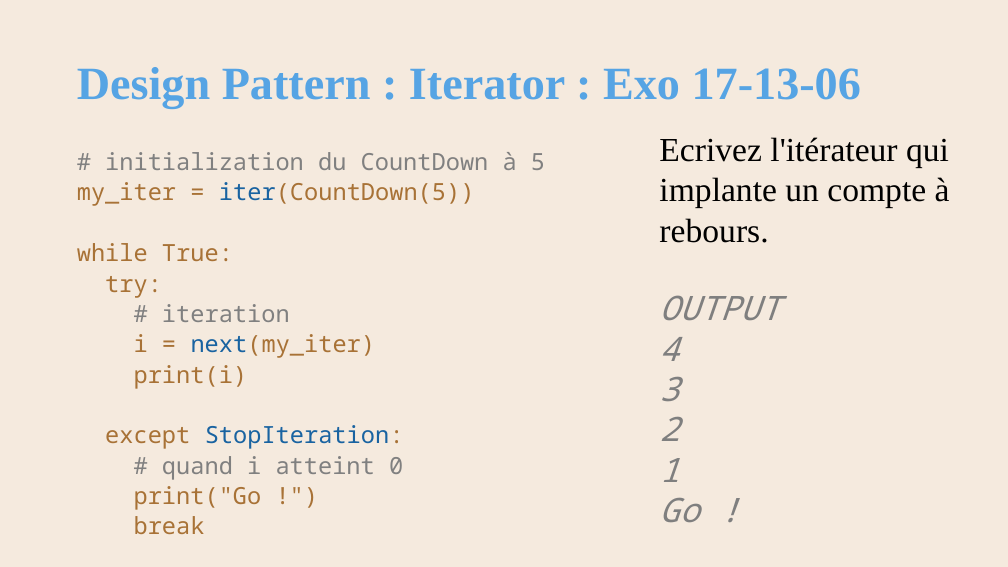
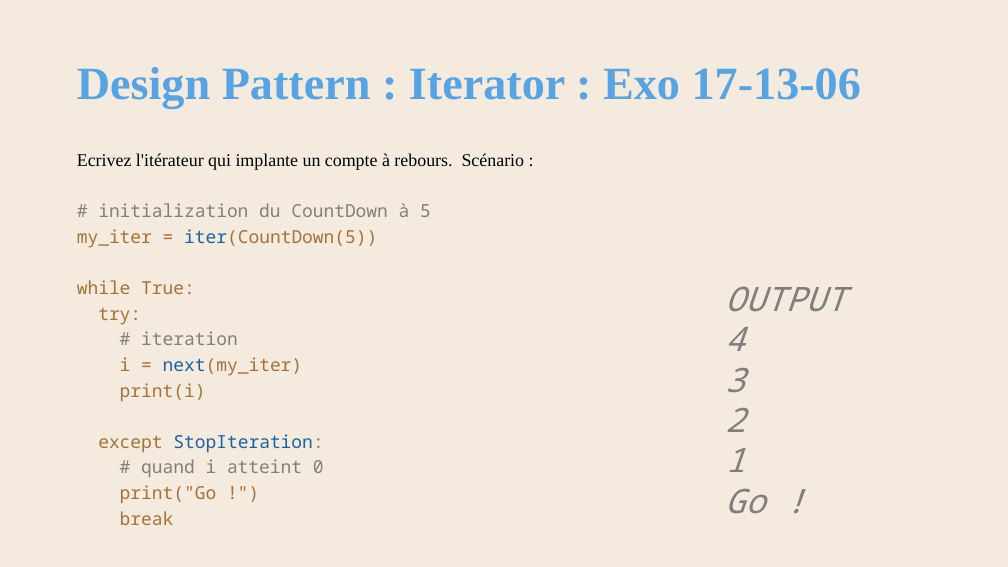
Before and after one commit to AlainWafflard/4IPO3, a slide deck: slide 34 of 17-POO-design-pattern/syllabus_17.pptx (slide 33 before the commit). Drawn at 1008x567 pixels with LibreOffice and Linux fonts; fonts in the diff are those of the drawing; background and template pictures are left out. Boxes give left, top, right and bottom in pixels: in the first picture for what was removed or moved away, otherwise in the second. Text is boxed around its words. In the diff, an @@ line names an element or a change of style, - is before the commit and + after.

```diff
--- a/17-POO-design-pattern/syllabus_17.pptx
+++ b/17-POO-design-pattern/syllabus_17.pptx
@@ text removed at box(659, 137, 950, 243) @@
-Ecrivez l'itérateur qui implante un compte à rebours.
@@ text at box(77, 153, 525, 170): paragraph added @@
+Ecrivez l'itérateur qui implante un compte à rebours. Scénario :
@@ text at box(77, 203, 431, 525): size 22.5 to 17.1 pt in "# initialization du CountDown à 5", "my_iter = iter(CountDown(5))", "while True:", "try:" and 7 more places @@
@@ text "OUTPUT 4": place and size @@
-text "OUTPUT 4" at box(659, 295, 780, 522)
+text "OUTPUT 4" at box(725, 286, 846, 513)
```
Also in this commit, not shown: 7 other slides changed, 1 slide added, 6 slides removed, 2 other files.
